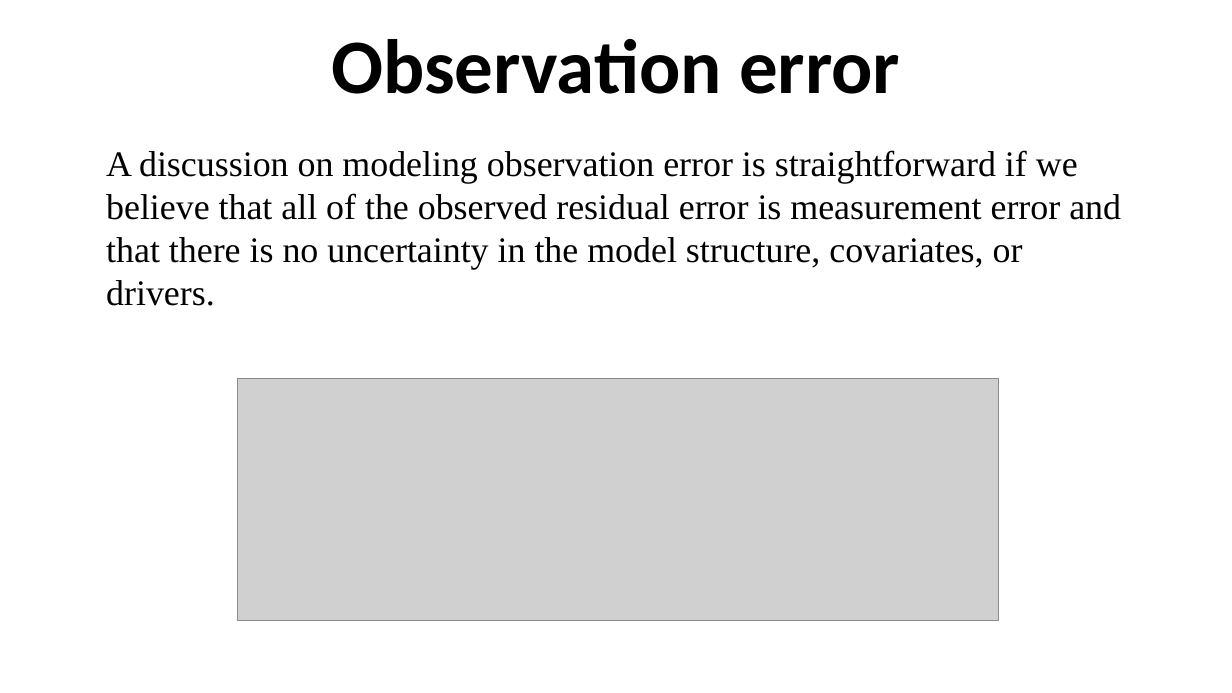
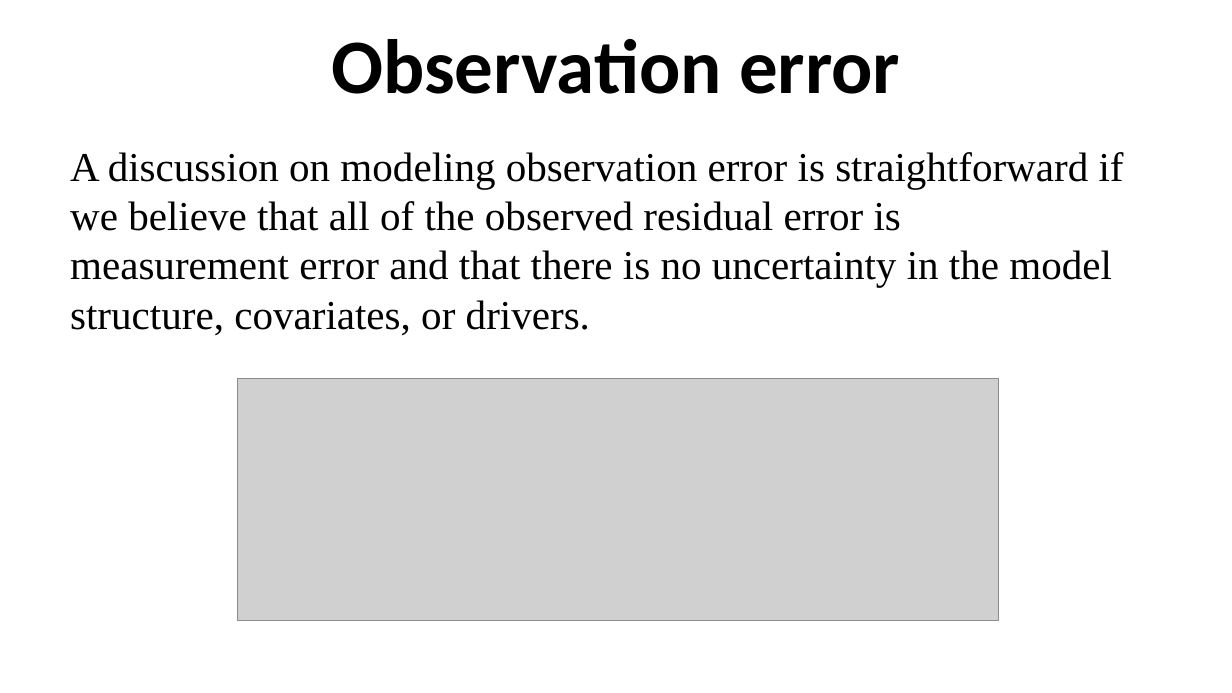
Before and after one commit to ahurford/aarms-summer-school, a slide deck: slide 6 of amy-lectures/Characterizing_Uncertainty.pptx. Drawn at 1232x693 pixels with LibreOffice and Linux fonts; fonts in the diff are those of the drawing; grey boxes stand for pictures. Boxes give left, top, right and bottom in pixels: in the first picture for what was removed or moved away, otherwise in the second. Text is boxed around its words. In the diff, an @@ line names an element or a change of style, - is before the commit and + after.

```diff
--- a/amy-lectures/Characterizing_Uncertainty.pptx
+++ b/amy-lectures/Characterizing_Uncertainty.pptx
@@ text "A discussion on modeling observation ...": place and size @@
-text "A discussion on modeling observation ..." at <box>106,150,1121,306</box>
+text "A discussion on modeling observation ..." at <box>70,152,1124,335</box>
@@ text "A discussion on modeling observation ..." at <box>70,152,1124,335</box>: size 28 to 32 pt @@
```
